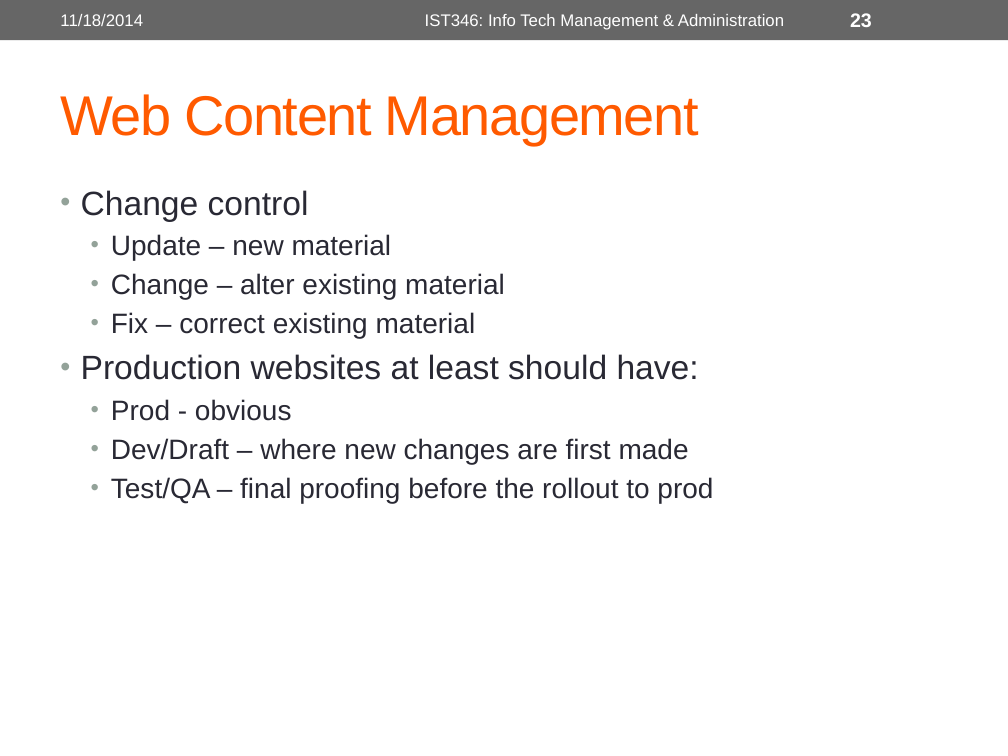
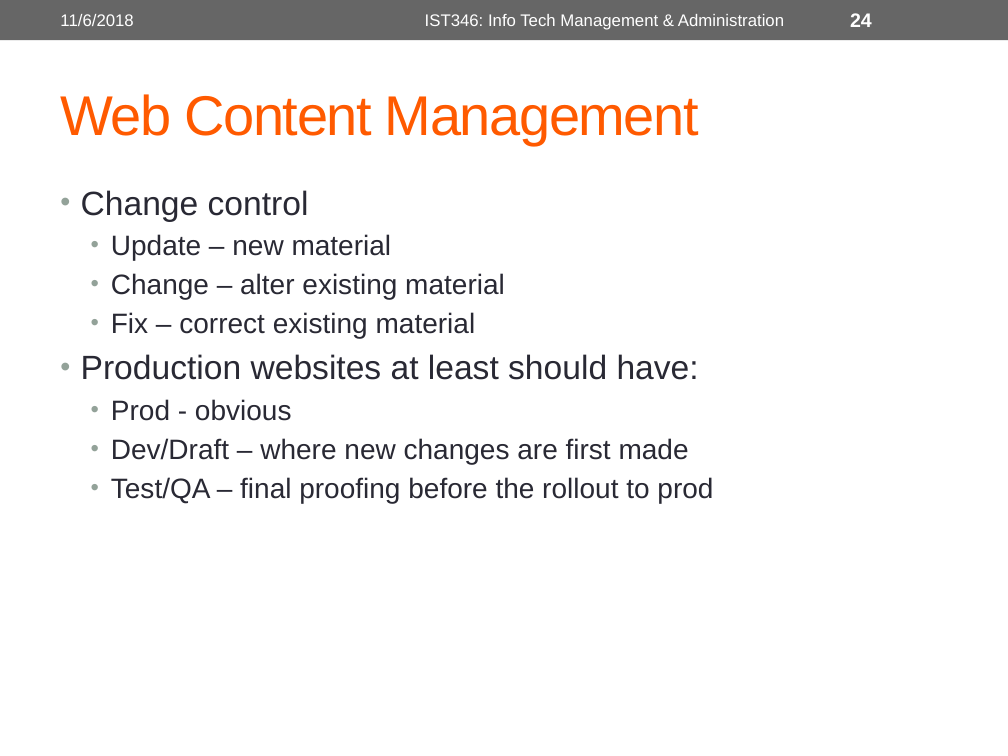
Before and after one commit to orstewar/ist346-content, a slide deck: slide 24 of content/22-lecture-web-services.pptx (slide 23 before the commit). Drawn at 1008x756 pixels with LibreOffice and Linux fonts; fonts in the diff are those of the drawing. Boxes give left, top, right and bottom in pixels: in the first picture for what was removed or moved away, otherwise in the second. Text is boxed around its words. In the diff, an @@ line names an element or a change of style, - is before the commit and + after.

```diff
--- a/content/22-lecture-web-services.pptx
+++ b/content/22-lecture-web-services.pptx
@@ text at bbox=[60, 14, 133, 26]: text changed @@
-11/18/2014
+11/6/2018
@@ page number at bbox=[850, 13, 872, 27]: text changed @@
-23
+24
```
Also in this commit, not shown: 22 other slides changed, 2 slides added, 1 slide removed, 1 other file.
